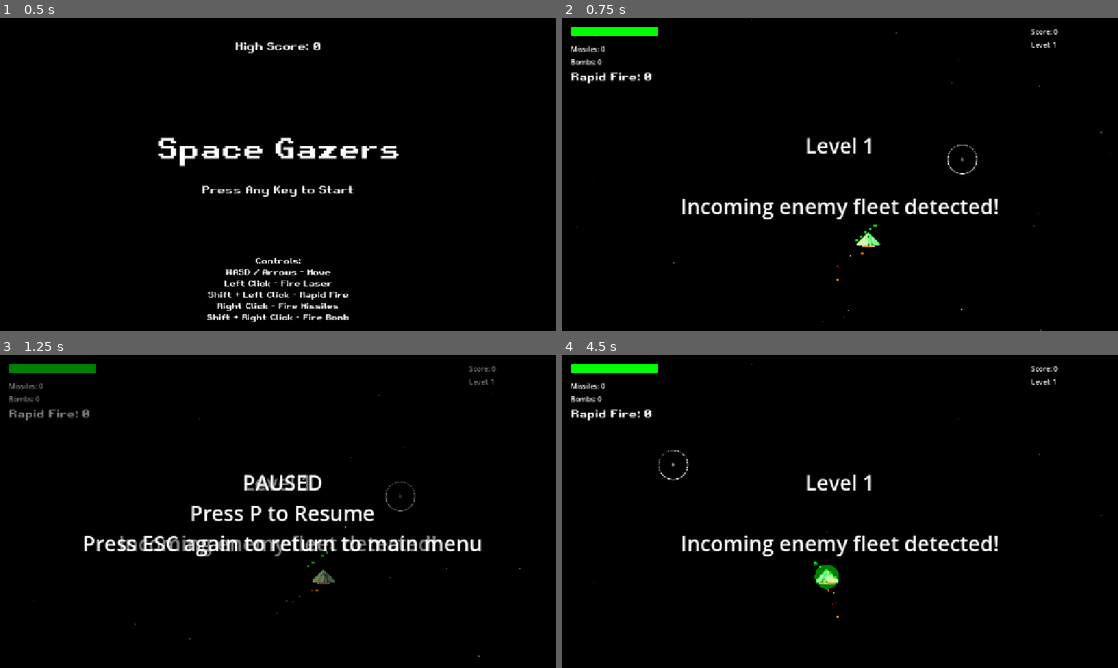
Above: before the commit, frames 1-4 (two rows, left to right).
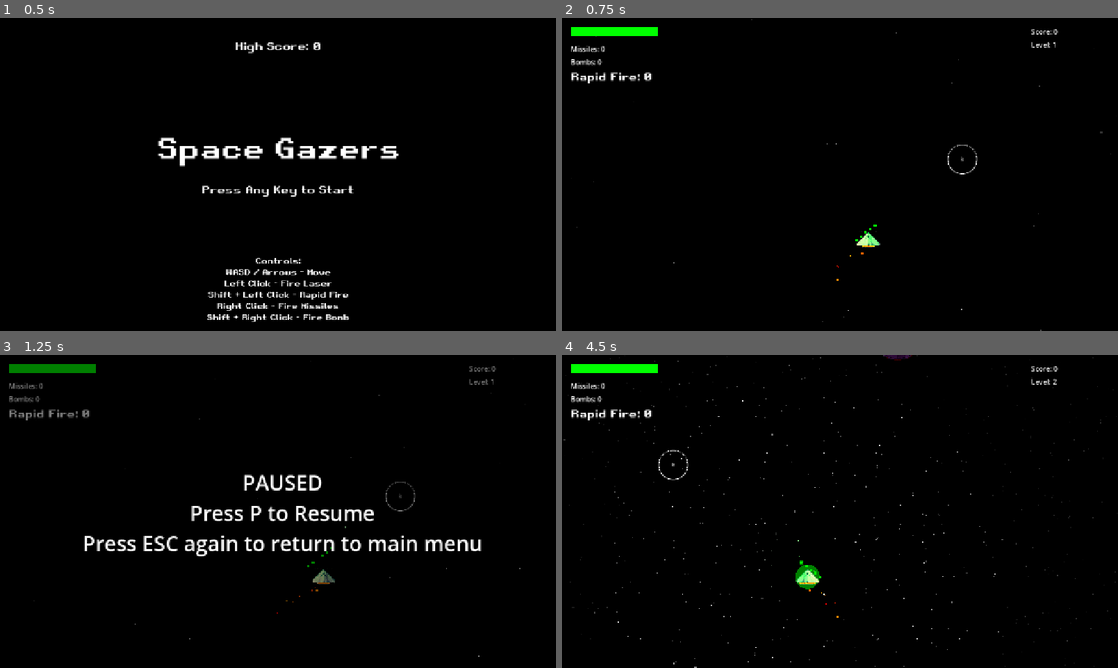
Above: after the commit, the same moments.

Repository: michaeldolearyjr/space-gazers
Game: Godot game, scene res://main_menu.tscn
Two runs of this game, one before a commit and one after it. Both use one fixed random seed, a clock stepped at 60 frames per second and the inputs below. Sound files missing from this copy of the repository are replaced by a short silence.
Inputs (mouse positions are in pixels of both pictures, inside the frame that each line leads up to):
- Up to frame 1 (0.5 s): no input
- Up to frame 2 (0.75 s): tap Enter at 0.5 s; move the mouse to (962, 158) at 0.52 s; hold Right (ui_right) from 0.53 s (still down); tap N at 0.6 s; click (962, 158) at 0.67 s
- Up to frame 3 (1.25 s): keep holding Right (ui_right); tap P at 0.8 s
- Up to frame 4 (4.5 s): tap P at 1.25, 1.35, 2, 2.3, 2.75, 2.85, 3.5, 3.8 s; move the mouse to (728, 527) at 1.27 s; release Right (ui_right) at 1.28 s; hold Down (ui_down) 1.28-2.03 s; click (728, 527) at 1.42 s; tap N at 1.55, 2.1, 3.05 s; move the mouse to (895, 442) at 2.02 s; hold Right (ui_right) 2.03-2.78 s; click (895, 442) at 2.17 s; move the mouse to (812, 574) at 2.77 s; hold Up (ui_up) 2.78-3.53 s; click (812, 574) at 2.92 s; move the mouse to (1006, 558) at 3.52 s; hold Left (ui_left) from 3.53 s (still down); tap H at 3.6 s; click (1006, 558) at 3.67 s; tap Escape (ui_cancel) at 4.15 s; tap Enter at 4.25 s; move the mouse to (673, 464) at 4.27 s; tap Shift at 4.35 s; click (673, 464) at 4.42 s

Frame 1 is identical in both runs. In frame 2, 1.6% of the frame differs, in the area x 21-79%, y 38-65%; in frame 3, 1.0%; in frame 4, 2.5%, in the area x 0-100%, y 0-100%.
Error before the commit: Cannot call method 'set_input_as_handled' on a null value. (res://pause_handler.gd:13)

Commit message:
final game

Diff:
--- a/gameplay.gd
+++ b/gameplay.gd
@@ -188,7 +188,11 @@
 	var vp = get_viewport_rect().size
 	text_label.position = Vector2(vp.x / 2.0 - 400, vp.y / 2.0 - 200)
 	text_label.size = Vector2(800, 400)
+	text_label.visible_ratio = 0.0
 	story_ui.add_child(text_label)
+
+	var tween = create_tween()
+	tween.tween_property(text_label, "visible_ratio", 1.0, text_label.text.length() * 0.05)
 
 	var press_key_label = Label.new()
 	if font:
@@ -288,6 +292,33 @@
 		var global = get_node_or_null("/root/Global")
 		if global:
 			global.debug_hitboxes = !global.debug_hitboxes
+
+	# Debug key to advance to the next level instantly
+	if event is InputEventKey and event.pressed and event.keycode == KEY_N:
+		if is_transitioning:
+			# Skip the transition immediately
+			transition_timer = 0.0
+		else:
+			level_timer = 0.0
+			for enemy in $Enemies.get_children():
+				if enemy != gazer_template and enemy != asteroid_template and enemy != enemy_ship_template:
+					enemy.queue_free()
+
+			var global = get_node_or_null("/root/Global")
+			if global:
+				if is_boss_phase:
+					is_boss_phase = false
+					boss_phase_state = 0
+					global.level += 1
+					_start_level_transition(global.level)
+				else:
+					if global.level % 3 == 0:
+						is_boss_phase = true
+						boss_phase_state = 1
+						boss_wave_timer = 4.0
+					else:
+						global.level += 1
+						_start_level_transition(global.level)
 
 func play_explosion(pos: Vector2, target_color: Color = Color.ORANGE):
 	var sfx = AudioStreamPlayer2D.new()
@@ -384,13 +415,14 @@
 		return
 
 	var global = get_node_or_null("/root/Global")
-	if global:
+	if global and not is_boss_phase:
 		level_timer += delta
 		if level_timer >= level_duration:
 			var enemies_left = 0
 			for enemy in $Enemies.get_children():
 				if enemy != gazer_template and enemy != asteroid_template and enemy != enemy_ship_template and not enemy.is_queued_for_deletion():
-					enemies_left += 1
+					if enemy.name.find("Asteroid") == -1:
+						enemies_left += 1
 			if enemies_left == 0:
 				level_timer = 0.0
 				if global.level % 3 == 0:
@@ -411,7 +443,6 @@
 
 func _start_level_transition(next_level: int):
 	is_transitioning = true
-	transition_timer = 3.0
 	if not has_node("UI/TransitionLabel"):
 		var label = Label.new()
 		label.name = "TransitionLabel"
@@ -425,22 +456,30 @@
 
 	var stories = [
 		"",
-		"My family... gone. The Earth reduced to ash.\nI can't believe I'm still alive. I must keep going.",
-		"They just keep coming. Every alien destroyed is a small measure of justice.",
-		"Their mothership was massive, but it bled just like the rest of them. I think I know where they're coming from.",
-		"The deeper I go, the more aggressive they become. My ship is holding together, but for how long?",
-		"I can see their home system in the distance. The stars here are strange, alien. It's cold.",
-		"Another mothership down. They are trying to stop me from reaching their planet.",
-		"Almost there. The gazers won't stop me. I will make them pay for what they did.",
-		"The alien homeworld. This is it. I have nothing left to lose.",
+		"Earth is gone... My family... gone.\nI can't believe I'm still alive. I must keep going!",
+		"They just keep coming... Every alien destroyed is a small measure of justice!",
+		"Their mothership was massive, but it burned just like the rest of them. I think I know where they're coming from.",
+		"The deeper I go, the more aggressive they get. My ship is holding together, but for how long?",
+		"I can see their home system in the distance. The stars here are strange...",
+		"Another mothership down. I'm so close to their planet... maybe I'll deliver a present to them!",
+		"Almost there! The gazers won't stop me! I will make them pay for what they did!",
+		"The alien homeworld... This is it! I have nothing left to lose!",
 	]
 	var story = "Incoming enemy fleet detected!"
 	if next_level >= 2 and next_level <= 9:
 		story = stories[next_level - 1]
 
 	var lbl = $UI/TransitionLabel
-	lbl.text = "Level " + str(next_level) + "\n\n" + story
+	var full_text = "Level " + str(next_level) + "\n\n" + story
+	lbl.text = full_text
+	lbl.visible_ratio = 0.0
 	lbl.show()
+
+	var typing_time = full_text.length() * 0.05
+	transition_timer = typing_time + 4.0 # Give comfortable reading time after typing
+
+	var tween = create_tween()
+	tween.tween_property(lbl, "visible_ratio", 1.0, typing_time)
 
 func _handle_boss_phase(delta: float):
 	boss_wave_timer -= delta
@@ -462,7 +501,7 @@
 				p.show()
 				var vp = get_viewport_rect().size
 				p.global_position = Vector2(randf_range(0, vp.x), -50)
-				p.type = "missile" if randf() < 0.7 else (["health", "rapid", "bomb"][randi() % 3])
+				p.type = "missile" if randf() < 0.7 else (["health", "rapid"][randi() % 2])
 				$Powerups.add_child(p)
 	elif boss_phase_state == 2:
 		if boss_wave_timer <= 0:
@@ -506,7 +545,7 @@
 			ending_timer = 5.0
 			alien_planet_sprite = Sprite2D.new()
 			var img = Image.new()
-			var err = img.load("res://assets/images/alienplanet.jpg")
+			var err = img.load("res://assets/images/alienplanet.png")
 			if err == OK:
 				alien_planet_sprite.texture = ImageTexture.create_from_image(img)
 			else:
@@ -521,6 +560,7 @@
 			alien_planet_sprite.scale = Vector2(target_scale, target_scale)
 			alien_planet_sprite.position = Vector2(vp.x / 2.0, -vp.y / 2.0)
 			alien_planet_sprite.z_index = -50
+			alien_planet_sprite.light_mask = 0
 			add_child(alien_planet_sprite)
 
 			var tween = create_tween()
@@ -597,7 +637,11 @@
 	if has_bomb:
 		text_label.text = "CONGRATULATIONS!\n\nYou reached the alien homeworld and delivered the ultimate payload. The planet is destroyed, and Earth is avenged.\n\nYou have beaten the game!"
 	else:
-		text_label.text = "CONGRATULATIONS!\n\nYou survived the journey and reached the alien homeworld... but without a bomb, their planet remains a threat.\n\nYou have beaten the game!\n\nTeaser: Prepare for the sequel on the alien surface!"
+		text_label.text = "CONGRATULATIONS!\n\nYou survived the journey and reached the alien homeworld...\n\nYou have beaten the game!"
+
+	text_label.visible_ratio = 0.0
+	var tween = create_tween()
+	tween.tween_property(text_label, "visible_ratio", 1.0, text_label.text.length() * 0.05)
 
 	var global = get_node_or_null("/root/Global")
 	if global:
@@ -720,7 +764,7 @@
 	explosion.ring_color = Color.CYAN
 	explosion.clears_bullets = true
 	explosion.global_position = pos
-	add_child(explosion)
+	call_deferred("add_child", explosion)
 
 func spawn_enemy_laser(pos: Vector2):
 	var laser = red_laser_template.duplicate()
--- a/missile.gd
+++ b/missile.gd
@@ -43,7 +43,7 @@
 	explosion.ring_color = Color.GREEN
 	explosion.clears_bullets = false
 	explosion.global_position = global_position
-	get_parent().add_child(explosion)
+	get_parent().call_deferred("add_child", explosion)
 	queue_free()
 
 func _draw() -> void:
--- a/pause_handler.gd
+++ b/pause_handler.gd
@@ -8,11 +8,13 @@
 		return
 
 	if event.is_action_pressed("ui_cancel"):
+		if get_viewport():
+			get_viewport().set_input_as_handled()
 		tree.paused = false
 		tree.change_scene_to_file("res://main_menu.tscn")
-		get_viewport().set_input_as_handled()
 	elif event is InputEventKey and event.pressed and event.keycode == KEY_P:
+		if get_viewport():
+			get_viewport().set_input_as_handled()
 		tree.paused = false
 		if is_instance_valid(gameplay_node) and gameplay_node.pause_menu:
 			gameplay_node.pause_menu.visible = false
-		get_viewport().set_input_as_handled()
--- a/story_screen.gd
+++ b/story_screen.gd
@@ -5,6 +5,10 @@
 	if global and global.level > 1:
 		$TextLabel.text = "Level " + str(global.level) + "\n\nIncoming enemy fleet detected!"
 
+	$TextLabel.visible_ratio = 0.0
+	var tween = create_tween()
+	tween.tween_property($TextLabel, "visible_ratio", 1.0, $TextLabel.text.length() * 0.05)
+
 func _input(event: InputEvent) -> void:
 	if event is InputEventKey and event.pressed:
 		get_tree().change_scene_to_file("res://gameplay.tscn")
Binary file added: assets/images/alienplanet.png
Not shown, added: assets/images/alienplanet.png.import
